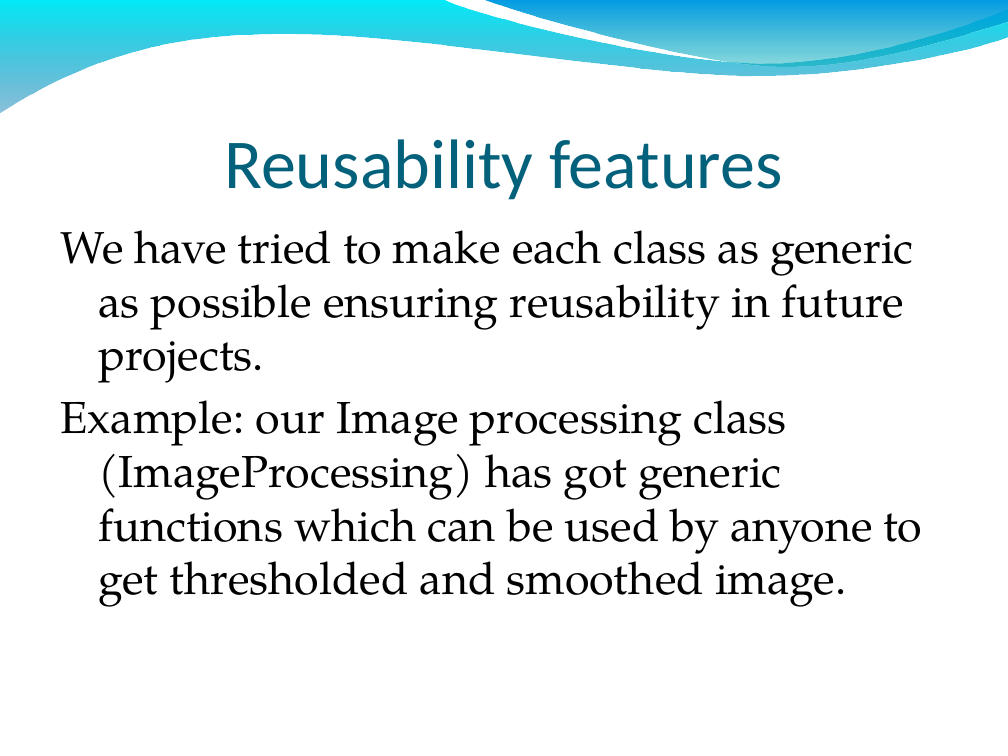
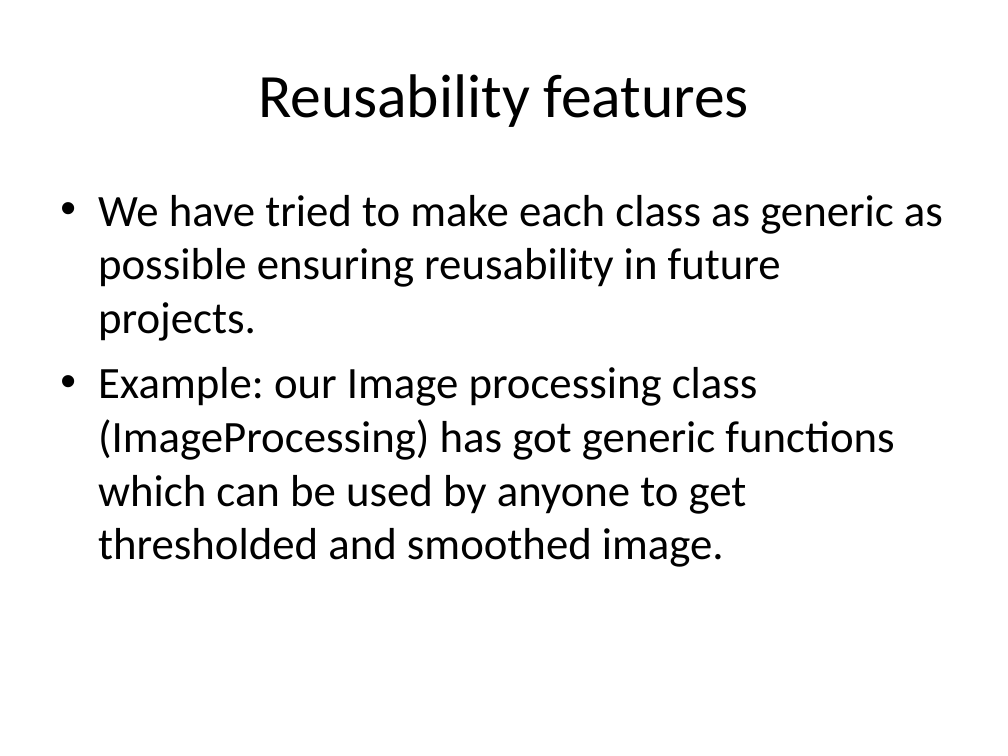
Before and after one commit to LuckySingh1/Autonomous-Soccer-Playing-Robot, a slide deck: slide 15 of Final_project_presentation.ppt. Drawn at 1008x756 pixels with LibreOffice and Linux fonts; fonts in the diff are those of the drawing; background and template pictures are left out. Boxes give left, top, right and bottom in pixels: in the first picture for what was removed or moved away, otherwise in the second. Text is boxed around its words. In the diff, an @@ line names an element or a change of style, - is before the commit and + after.

```diff
--- a/Final_project_presentation.ppt
+++ b/Final_project_presentation.ppt
@@ freeform shape removed at [0, 0, 1008, 114] @@
@@ freeform shape removed at [483, 0, 1008, 70] @@
@@ title "Reusability features" at [258, 74, 749, 127]: size 50 to 44 pt, text colour #04617B to #000000; vertical alignment bottom to middle @@
@@ text "We have tried to make ...": place and size @@
-text "We have tried to make ..." at [60, 230, 923, 607]
+text "We have tried to make ..." at [98, 195, 943, 567]
@@ text "We have tried to make ..." at [98, 195, 943, 567]: font TeX Gyre Pagella to Calibri; bullet none to •; more space between paragraphs @@
```
Also in this commit, not shown: 15 other slides changed, 1 slide added, 1 slide removed.
